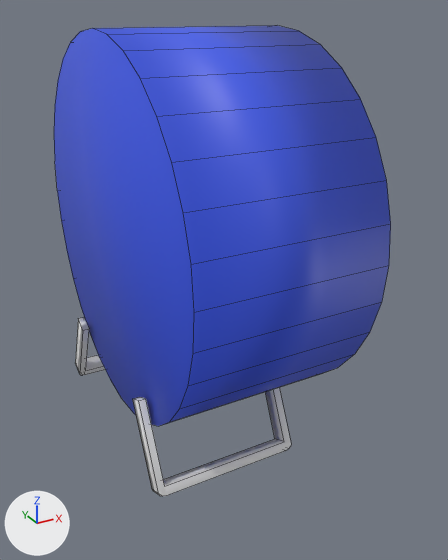
The Blender file Asset/Models/EventObject/Clock/Body/body.blend: old version first, new version second.
The view is the same before and after, from a 50 mm camera at (-5.78, -11.82, 9.13) aimed at (0.35, -0.68, 3.56). The lights are fixed; the arrows at lower left show +X, +Y and +Z. Mesh edges are drawn as thin lines.

In view in the first picture: '円柱', '立方体', '立方体.001'.
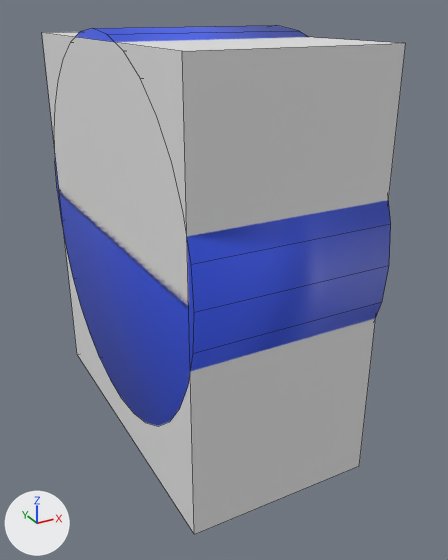
Boxes (x1, y1, x2, y2) around the edits, measured in the pictures (448 x 560 px):
'COL', added: after (42, 32, 406, 534)
'立方体.001', moved (not visible afterwards): before (132, 387, 291, 496)
'立方体', moved (not visible afterwards): before (75, 317, 105, 375)
'円柱', unchanged, covered by the edit: (54, 26, 391, 426) in both

The change in detail:
Mesh me_立方体 is new.
It is a box spanning x -1.0..1.0, y -1.0..1.0, z -1.0..1.0.
Object '立方体.001' (ob_立方体_001) moves from (-0.67, -2.16, 0.98) to (0.0, -2.16, 0.98).
Object '立方体' (ob_立方体) moves from (-0.67, 2.42, 0.98) to (0.0, 2.42, 0.98).
Object 'COL' (ob_col) is new; it shows me_立方体.
Its location is (0.0, 0.0, 4.3).
Its scale is (2.0, 3.8, 4.3).
